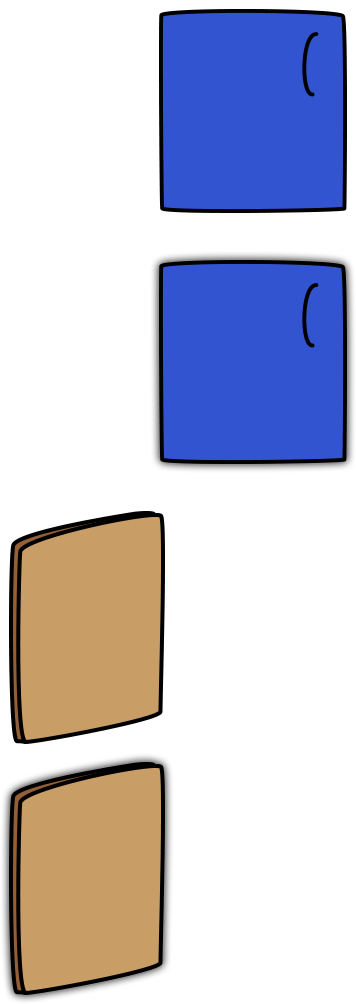
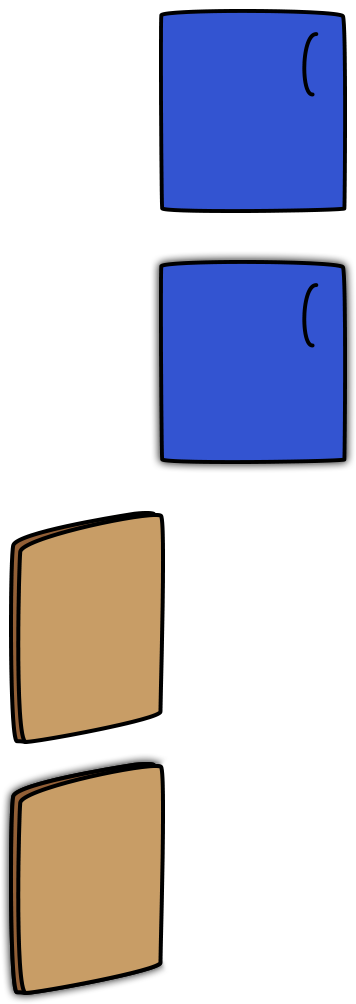
Two versions of the same layered image (356px x 1004px). Layer-by-layer changes:
added layer "tür offen 4 Kopie" above "tür offen 4" over <box>9,758,168,995</box>
